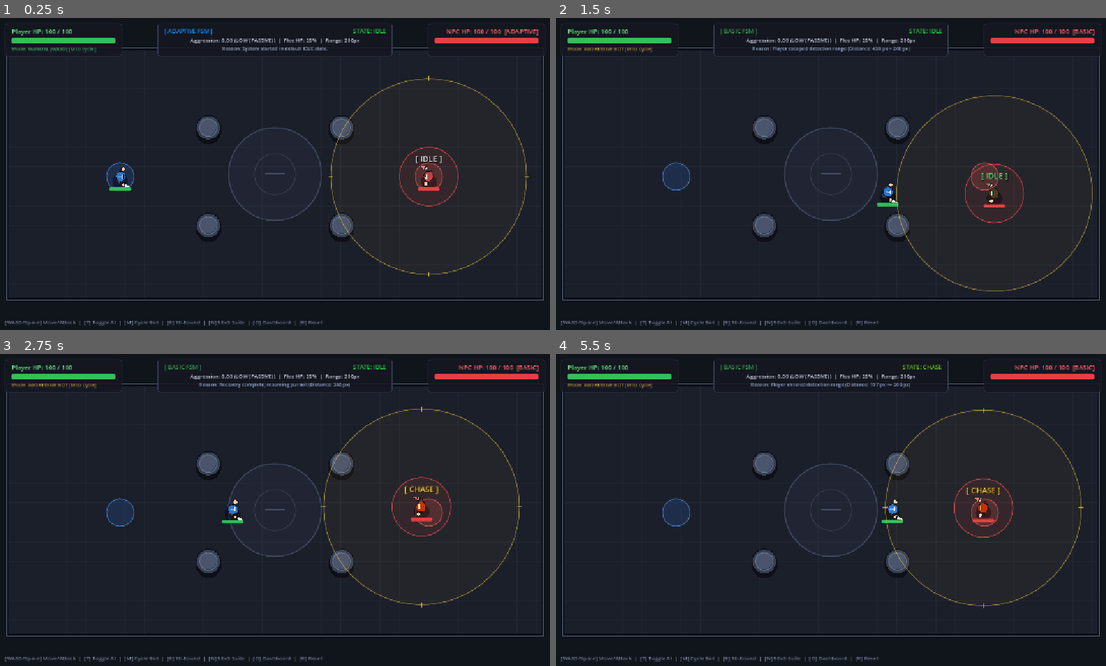
Above: before the commit, frames 1-4 (two rows, left to right).
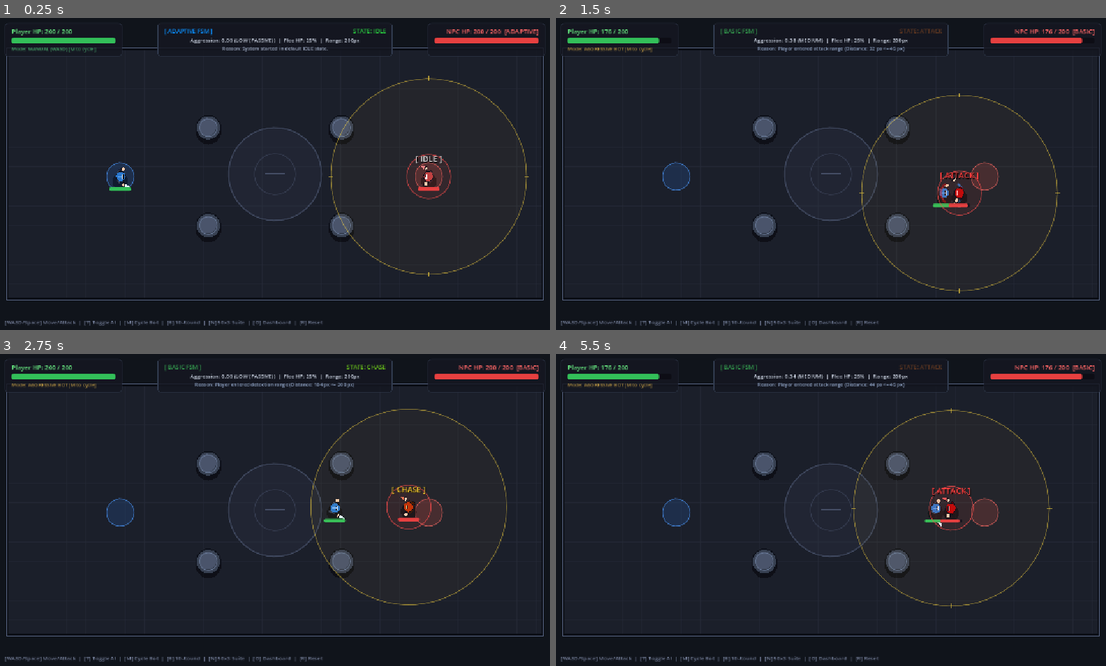
Above: after the commit, the same moments.

Repository: Prats1729/adaptive-npc-ai-FSM
Game: Godot game, scene res://scenes/arena.tscn
Same seed, same stepped clock (60 frames per second), same inputs: the game is played once before the commit and once after it.
Inputs (mouse positions are in pixels of both pictures, inside the frame that each line leads up to):
- Up to frame 1 (0.25 s): no input
- Up to frame 2 (1.5 s): tap Enter (ui_accept) at 0.5, 0.77 s; move the mouse to (957, 158) at 0.52 s; hold Right (ui_right) 0.53-1.28 s; tap N at 0.6, 1.35 s; click (957, 158) at 0.67 s; move the mouse to (715, 189) at 1.27 s; hold Down (ui_down) from 1.28 s (still down)
- Up to frame 3 (2.75 s): tap Enter (ui_accept) at 1.52 s; move the mouse to (330, 441) at 2.02 s; release Down (ui_down) at 2.03 s; hold Right (ui_right) from 2.03 s (still down); tap R at 2.1 s; tap N at 2.3 s
- Up to frame 4 (5.5 s): move the mouse to (803, 572) at 2.77 s; release Right (ui_right) at 2.78 s; hold Up (ui_up) 2.78-3.53 s; tap T at 2.85 s; click (803, 572) at 2.92 s; tap Enter (ui_accept) at 3.02, 3.77, 4.52 s; tap N every 0.75 s from 3.05 to 5.3 s; move the mouse to (1001, 556) at 3.52 s; hold Left (ui_left) 3.53-5.03 s; tap M at 3.6 s; move the mouse to (660, 463) at 4.27 s; tap B at 4.35 s; move the mouse to (858, 510) at 5.02 s; hold Down (ui_down) from 5.03 s (still down); tap O at 5.1 s; click (858, 510) at 5.17 s

The runs differ from the first frame. In frame 1, 0.2% of the frame differs, in the area x 8-90%, y 3-61%; in frame 2, 2.3%, in the area x 8-98%, y 3-89%; in frame 3, 1.9%; in frame 4, 2.2%.

Commit message:
fix(balance): optimize data calculation and hit-and-run execution
- Fix survival metric: average survival time now only counts matches lost by the entity, avoiding early-win skew
- Double entity HP (100 -> 200) to prolong fights and allow deeper strategy execution
- Reduce attack range (60px -> 45px) to allow hit-and-run tactics to properly disengage
- Increase batch runner time_scale to 6.0 for faster automated simulation runs
- Update Dashboard JS logic to reflect true survival averages (only summing losses)
- Clear previous simulation_results.csv for fresh dataset

Diff:
--- a/scripts/enemy_fsm.gd
+++ b/scripts/enemy_fsm.gd
@@ -28,7 +28,7 @@
 
 @export_group("FSM Decision Thresholds")
 @export var detection_range: float = 200.0
-@export var attack_range: float = 60.0
+@export var attack_range: float = 45.0
 @export var safe_distance: float = 250.0
 @export var flee_health_ratio: float = 0.25 # 25% max health
 @export var attack_damage: int = 12
--- a/scripts/enemy_npc.gd
+++ b/scripts/enemy_npc.gd
@@ -11,11 +11,11 @@
 signal health_changed(current_health: int, max_health: int)
 signal enemy_died()
 
-@export var max_health: int = 100
+@export var max_health: int = 200
 @export var base_speed: float = 130.0
 @export var flee_speed: float = 175.0
 
-var current_health: int = 100
+var current_health: int = 200
 var player: Node2D = null
 var spawn_position: Vector2 = Vector2.ZERO
 
--- a/scripts/player.gd
+++ b/scripts/player.gd
@@ -14,12 +14,12 @@
 
 @export var walk_speed: float = 155.0
 @export var sprint_speed: float = 200.0
-@export var max_health: int = 100
+@export var max_health: int = 200
 @export var attack_damage: int = 12
-@export var attack_range: float = 60.0
+@export var attack_range: float = 45.0
 @export var attack_cooldown_time: float = 0.80
 
-var current_health: int = 100
+var current_health: int = 200
 var attack_timer: float = 0.0
 var is_alive: bool = true
 var last_facing_dir: Vector2 = Vector2.RIGHT
--- a/scripts/simulation_runner.gd
+++ b/scripts/simulation_runner.gd
@@ -43,8 +43,8 @@
 
 # Aggregate Benchmark Statistics
 var stats = {
-	"basic": {"trials": 0, "wins": 0, "survival_sum": 0.0},
-	"adaptive": {"trials": 0, "wins": 0, "survival_sum": 0.0}
+	"basic": {"trials": 0, "wins": 0, "losses": 0, "survival_sum": 0.0},
+	"adaptive": {"trials": 0, "wins": 0, "losses": 0, "survival_sum": 0.0}
 }
 var episode_history: Array = []
 
@@ -125,7 +125,7 @@
 	episodes_per_policy_target = episodes_per_policy
 
 	# High speed for large batch collection
-	Engine.time_scale = 3.5
+	Engine.time_scale = 6.0
 
 	batch_target_episodes = episodes_per_policy
 	batch_current_index = 0
@@ -135,7 +135,7 @@
 		player_bot.set_mode(batch_bot_mode)
 
 	print("\n=======================================================")
-	print("[FULL SUITE BENCHMARK STARTED] %d games on each of 3 bot policies (Total %d games) at 3.5x speed..." % [
+	print("[FULL SUITE BENCHMARK STARTED] %d games on each of 3 bot policies (Total %d games) at 6.0x speed..." % [
 		episodes_per_policy, episodes_per_policy * 3
 	])
 	print("=======================================================\n")
@@ -216,9 +216,11 @@
 	# Update aggregate statistics
 	var stat_key = "adaptive" if is_adaptive else "basic"
 	stats[stat_key]["trials"] += 1
-	stats[stat_key]["survival_sum"] += episode_elapsed_time
 	if npc_won:
 		stats[stat_key]["wins"] += 1
+	else:
+		stats[stat_key]["losses"] += 1
+		stats[stat_key]["survival_sum"] += episode_elapsed_time
 
 	episode_history.append(episode_data)
 
@@ -244,8 +246,11 @@
 	var basic_win_rate = (float(stats["basic"]["wins"]) / float(basic_trials)) * 100.0
 	var adap_win_rate = (float(stats["adaptive"]["wins"]) / float(adap_trials)) * 100.0
 
-	var basic_avg_surv = stats["basic"]["survival_sum"] / float(basic_trials)
-	var adap_avg_surv = stats["adaptive"]["survival_sum"] / float(adap_trials)
+	var basic_losses = max(1, stats["basic"]["losses"])
+	var adap_losses = max(1, stats["adaptive"]["losses"])
+
+	var basic_avg_surv = stats["basic"]["survival_sum"] / float(basic_losses)
+	var adap_avg_surv = stats["adaptive"]["survival_sum"] / float(adap_losses)
 
 	var summary = {
 		"basic_win_rate": basic_win_rate,
Not shown, changed: docs/dashboard.html
